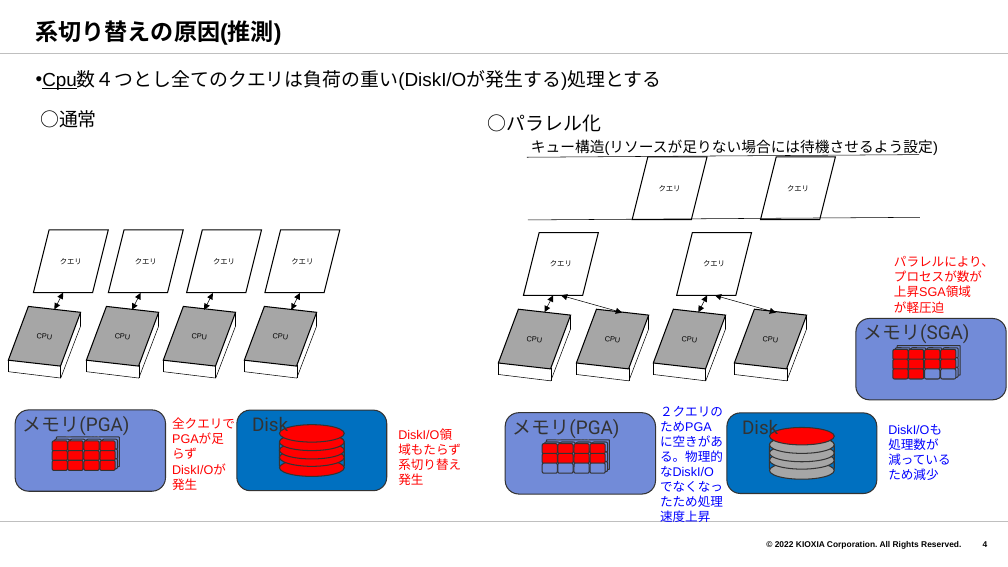
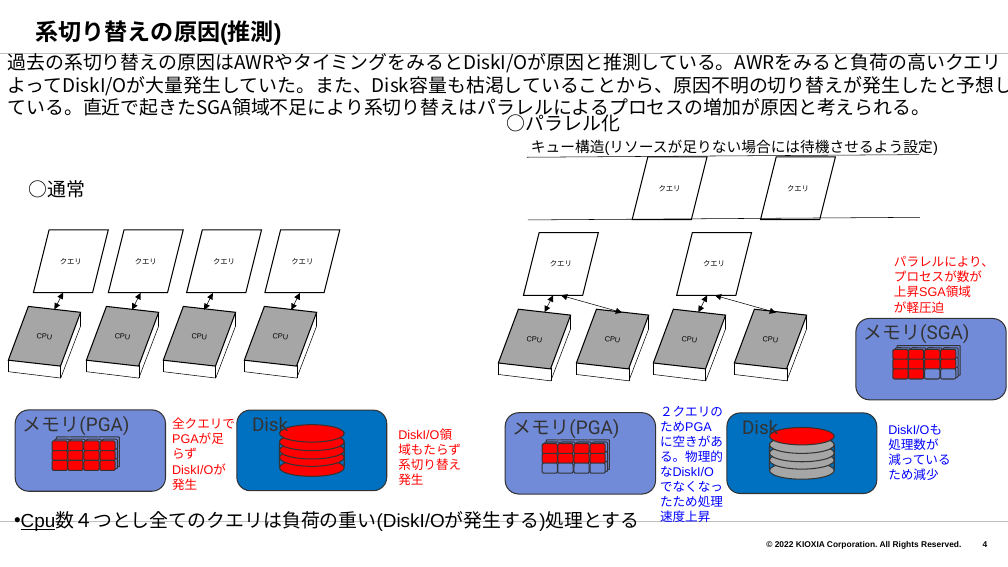
Before and after one commit to akiragm/Shared-Files, a slide deck: slide 4 of 月報_竹澤.pptx. Drawn at 1008x567 pixels with LibreOffice and Linux fonts; fonts in the diff are those of the drawing; background and template pictures are left out. Boxes give left, top, right and bottom in pixels: in the first picture for what was removed or moved away, otherwise in the second. Text is boxed around its words. In the diff, an @@ line names an element or a change of style, - is before the commit and + after.

```diff
--- a/月報_竹澤.pptx
+++ b/月報_竹澤.pptx
@@ text added at [7, 53, 1008, 120], 18 pt, text #000000 @@
+過去の系切り替えの原因はAWRやタイミングをみるとDiskI/Oが原因と推測している。AWRをみると負荷の高いクエリよってDiskI/Oが大量発生していた。また、Disk容量も枯渇していることから、原因不明の切り替えが発生したと予想している。直近で起きたSGA領域不足により系切り替えはパラレルによるプロセスの増加が原因と考えられる。
@@ text "○パラレル化": place and size @@
-text "○パラレル化" at [488, 114, 601, 132]
+text "○パラレル化" at [507, 111, 620, 132]
@@ text "○通常": place and size @@
-text "○通常" at [40, 110, 97, 128]
+text "○通常" at [29, 180, 86, 198]
@@ text "Cpu数４つとし全てのクエリは負荷の重い(DiskI/Oが発生する)処理とする": place and size @@
-text "Cpu数４つとし全てのクエリは負荷の重い(DiskI/Oが発生する)処理とする" at [36, 70, 661, 90]
+text "Cpu数４つとし全てのクエリは負荷の重い(DiskI/Oが発生する)処理とする" at [14, 512, 639, 531]
```
Also in this commit, not shown: 4 other slides changed, 1 slide added.
